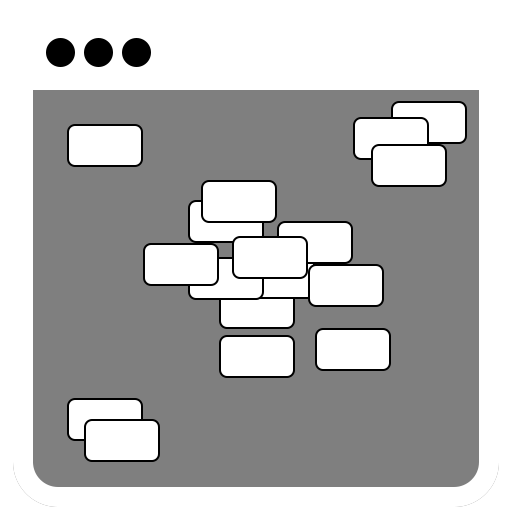
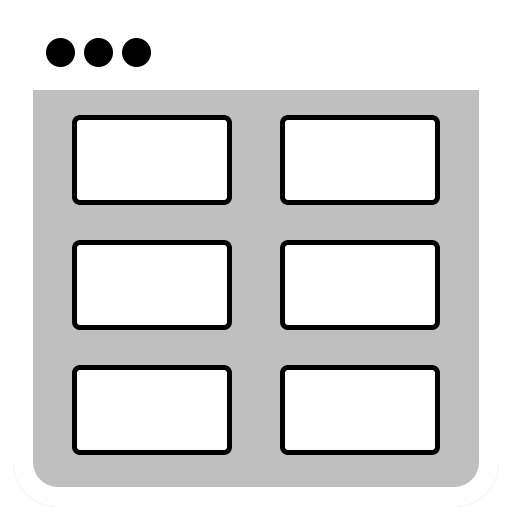
Before/after of a 512 × 512 layered artwork. What changed in the layer stack:
showed group "Grid" (6 layers) over [72, 115, 440, 455]
painted on "Rounded Rectangle 1 copy 9" over [280, 365, 440, 455]
painted on "Rounded Rectangle 1 copy 5" (1st of 2, in "Grid") over [72, 365, 232, 455]
painted on "Rounded Rectangle 1 copy 4" (1st of 2, in "Grid") over [280, 240, 440, 330]
painted on "Rounded Rectangle 1 copy 4" (2nd of 2, in "Grid") over [72, 240, 232, 330]
painted on "Rounded Rectangle 1 copy 3" over [280, 115, 440, 205]
painted on "Rounded Rectangle 1" over [72, 115, 232, 205]
hid group "TSNE" (21 layers) over [33, 96, 467, 462]
"Rounded Rectangle 1 copy 30": opacity 50% → 25% over [13, 90, 499, 507]
